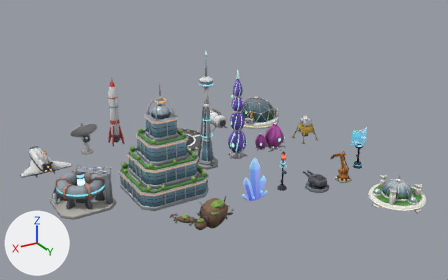
A saved change to the Blender file assets/blender/kit/space.blend.
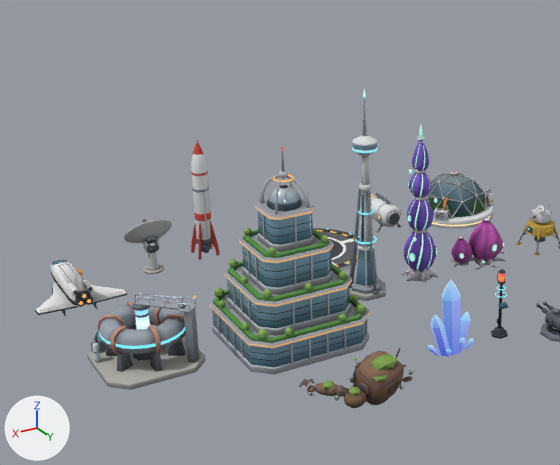
The first picture shows the older version from a 50 mm lens placed at (34.6, 50.2, 22.6), pointed at (12.1, 12.7, 3.8). The close-ups show the older and then the newer version on the part from 0% to 71% of the width and 0% to 94% of the height of that picture. Only the edits that show in the close-ups are written down. The axes (+X, +Y, +Z) are drawn at lower left. The lights are the same throughout.

Objects in the first close-up: 'arcology', 'bio-pod', 'bio-tower', 'crystal', 'dish', 'hab-dome', 'landing-pad', 'reactor', 'robot-wreck', 'rocket', 'shuttle', 'spire' and 4 more.
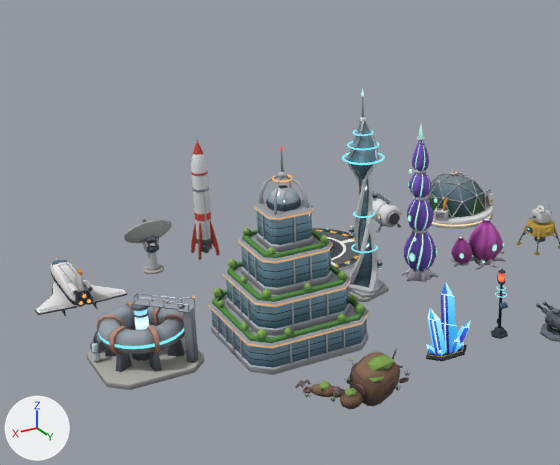
Changed parts and their boxes [x1, y1, x2, y2] in the close-ups (560 x 465 px):
'arcology', moved
    before: [209, 147, 370, 375]
    after: [208, 146, 369, 375]
'reactor', moved
    before: [87, 293, 205, 390]
    after: [86, 293, 204, 390]
'spire', reshaped, moved (24% wider)
    before: [349, 90, 386, 301]
    after: [342, 89, 388, 302]
'robot-wreck', moved
    before: [299, 348, 414, 408]
    after: [295, 349, 411, 409]
'crystal', reshaped, moved
    before: [428, 280, 474, 357]
    after: [426, 281, 471, 361]
part 1 of me_spire, deleted
    before: [349, 96, 386, 301]
part 2 of me_spire, reshaped
    before: [350, 90, 386, 301]
    after: [342, 89, 388, 302]
part 3 of me_crystal, deleted (blue)
    before: [428, 280, 474, 357]
part 4 of me_crystal, reshaped
    before: [442, 288, 473, 355]
    after: [426, 281, 471, 361]

Diff of the bpy script that builds the scene:
```diff
--- a/assets/blender/kit/space.blend.py
+++ b/assets/blender/kit/space.blend.py
@@ me_spire @@
 # used by ob_spire; location = (11.42, 8.79, 0.0)
-me_spire.from_pydata(...)  # 4524 vertices, 1508 faces; spans x -1.02..1.02, y -1.11..0.95, z 0.0..9.9
+me_spire.from_pydata(...)  # 5256 vertices, 1752 faces; spans x -1.11..0.98, y -1.11..1.01, z 0.0..9.9
+# me_spire part 1: 1484 loose pieces with 4452 vertices, spanning x -1.02..1.02, y -1.11..0.95, z 0.0..9.58, are deleted
+# me_spire part 2: 60 vertices removed from x -1.02..1.02, y -0.91..0.87, z 0.0..9.58; 5244 vertices added at x -1.11..0.98, y -1.11..1.01, z 0.0..9.63
+# other edits to the shape of me_spire do not show in these pictures
 me_spire.materials.append(mat_kit___base)
@@ me_crystal @@
 # used by ob_crystal; location = (11.15, 15.79, 0.0)
-me_crystal.from_pydata(...)  # 810 vertices, 270 faces; spans x -0.98..1.22, y -0.53..0.55, z 0.0..3.4
+me_crystal.from_pydata(...)  # 1797 vertices, 599 faces; spans x -1.32..1.04, y -0.55..0.54, z 0.0..3.39
+# me_crystal part 3: 243 loose pieces with 729 vertices, spanning x -0.98..1.22, y -0.53..0.55, z 0.0..3.4, are deleted
+# me_crystal part 4: 81 vertices removed from x -0.94..0.59, y -0.38..0.38, z 0.0..3.08; 1797 vertices added at x -1.32..1.04, y -0.55..0.54, z 0.0..3.39
 me_crystal.materials.append(mat_kit___glow)
+me_crystal.materials.append(mat_kit___base)
+me_crystal.materials.append(mat_kit___metal)
@@ ob_spire @@
 ob_spire = bpy.data.objects.new('spire', me_spire)
-ob_spire.location = (11.42, 8.79, 0.0)
+ob_spire.location = (11.5, 8.79, 0.0)
@@ ob_arcology @@
 ob_arcology = bpy.data.objects.new('arcology', me_arcology)
-ob_arcology.location = (16.48, 10.92, 0.0)
+ob_arcology.location = (16.52, 10.92, 0.0)
@@ ob_reactor @@
 ob_reactor = bpy.data.objects.new('reactor', me_reactor)
-ob_reactor.location = (22.62, 9.78, 0.0)
+ob_reactor.location = (22.66, 9.78, 0.0)
@@ ob_crystal @@
 ob_crystal = bpy.data.objects.new('crystal', me_crystal)
-ob_crystal.location = (11.15, 15.79, 0.0)
+ob_crystal.location = (11.49, 15.81, 0.0)
@@ ob_robot_wreck @@
 ob_robot_wreck = bpy.data.objects.new('robot-wreck', me_robot_wreck)
-ob_robot_wreck.location = (15.4, 16.52, 0.0)
+ob_robot_wreck.location = (15.57, 16.52, 0.0)
```
